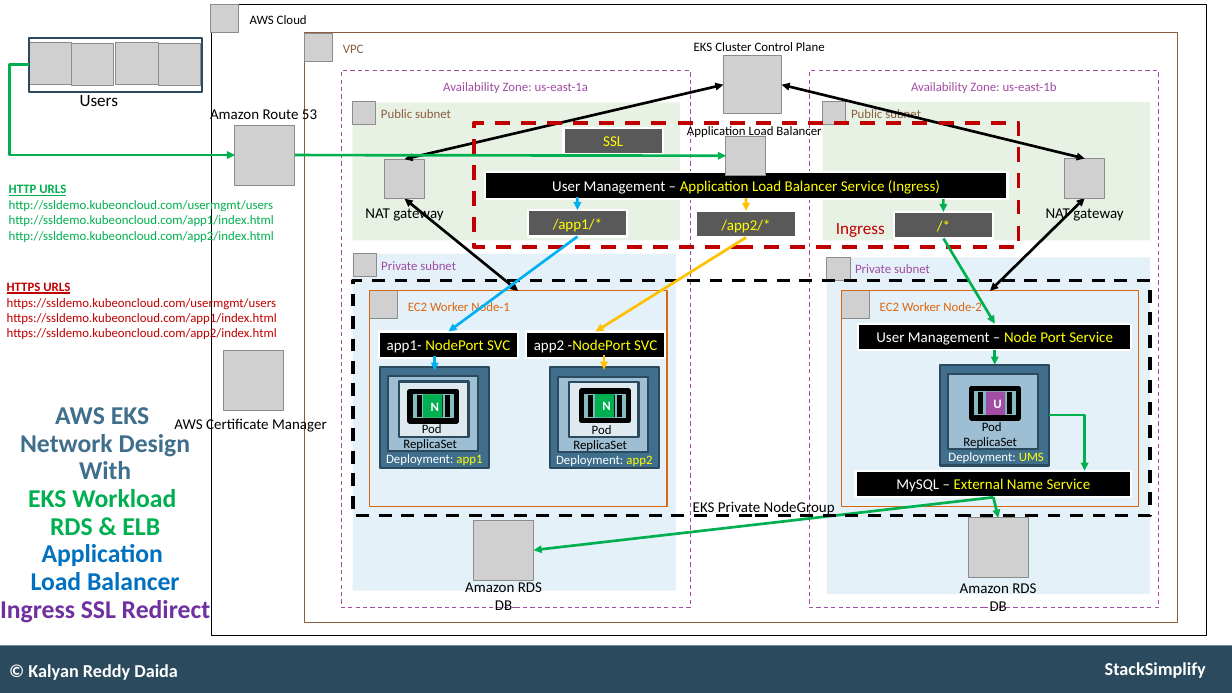
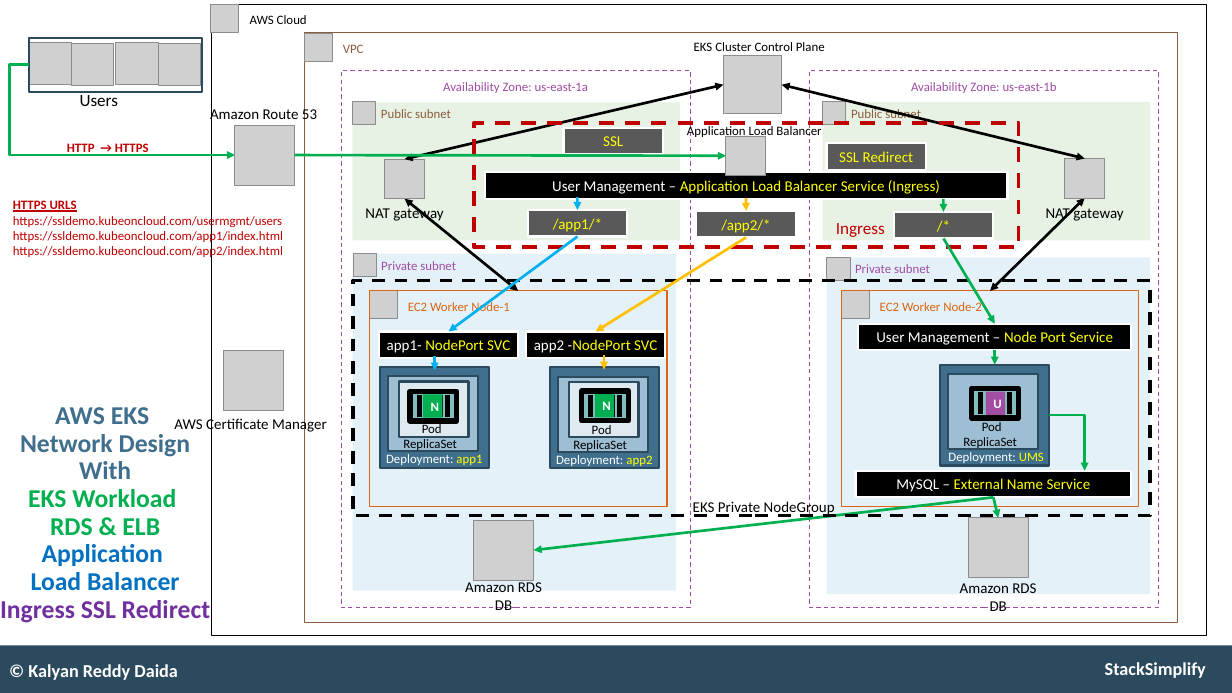
Before and after one commit to stacksimplify/aws-eks-kubernetes-masterclass, a slide deck: slide 90 of presentation/AWS-Fargate-and-EKS-Masterclass.pptx. Drawn at 1232x693 pixels with LibreOffice and Linux fonts; fonts in the diff are those of the drawing; grey boxes stand for pictures. Boxes give left, top, right and bottom in pixels: in the first picture for what was removed or moved away, otherwise in the second. Text is boxed around its words. In the diff, an @@ line names an element or a change of style, - is before the commit and + after.

```diff
--- a/presentation/AWS-Fargate-and-EKS-Masterclass.pptx
+++ b/presentation/AWS-Fargate-and-EKS-Masterclass.pptx
@@ text at (67,143,149,156): text changed; text colour #00B050 to #C00000; bold on @@
-HTTP URLS
-http://ssldemo.kubeoncloud.com/usermgmt/users
-http://ssldemo.kubeoncloud.com/app1/index.html
-http://ssldemo.kubeoncloud.com/app2/index.html
+HTTP → HTTPS
@@ rectangle added at (826,143,926,170), fill #595959, outline #FFFFFF 2 pt, 14 pt, text #FFFF00 @@
+SSL Redirect
@@ text "HTTPS URLS": place and size @@
-text "HTTPS URLS" at (7,282,277,342)
+text "HTTPS URLS" at (13,199,283,260)
```
Also in this commit, not shown: 1 other slide changed, 1 slide added, 14 other files.
